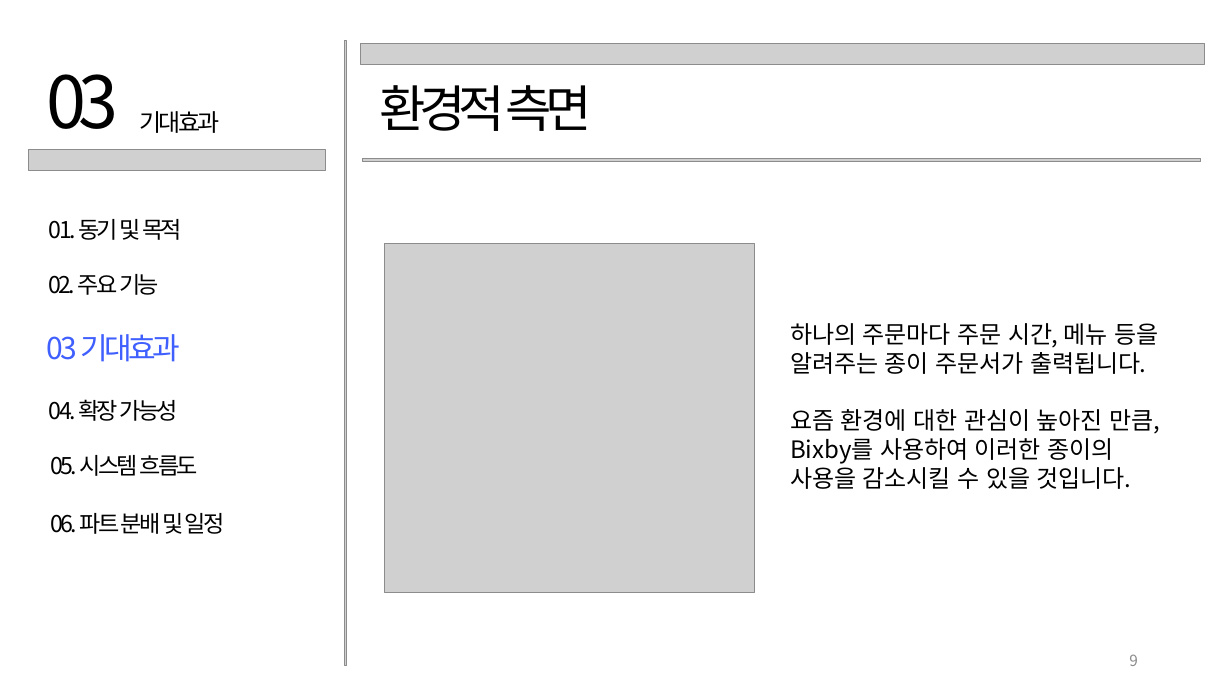
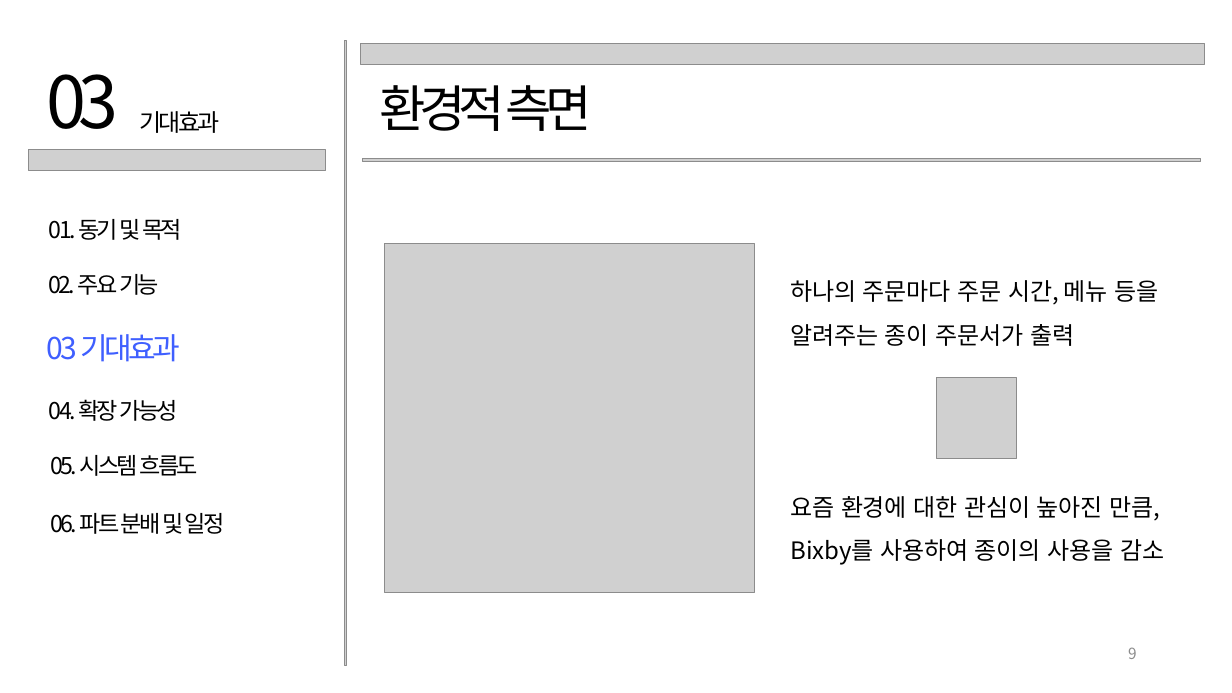
Before and after one commit to Sejong-Capstone-yourButler/Diner, a slide deck: slide 9 of 프로젝트 제안서.pptx. Drawn at 1232x693 pixels with LibreOffice and Linux fonts; fonts in the diff are those of the drawing; grey boxes stand for pictures. Boxes give left, top, right and bottom in pixels: in the first picture for what was removed or moved away, otherwise in the second. Text is boxed around its words. In the diff, an @@ line names an element or a change of style, - is before the commit and + after.

Commit message:
rev_1, edit 4, 9 slide

```diff
--- a/프로젝트 제안서.pptx
+++ b/프로젝트 제안서.pptx
@@ text "하나의 주문마다 주문 시간, 메뉴 ...": place and size @@
-text "하나의 주문마다 주문 시간, 메뉴 ..." at <box>790,323,1159,489</box>
+text "하나의 주문마다 주문 시간, 메뉴 ..." at <box>790,280,1164,565</box>
@@ text at <box>790,280,1159,346</box>: text changed @@
-하나의 주문마다 주문 시간, 메뉴 등을 알려주는 종이 주문서가 출력됩니다.
+하나의 주문마다 주문 시간, 메뉴 등을 알려주는 종이 주문서가 출력
@@ picture added at <box>936,378,1017,458</box> @@
@@ text at <box>790,496,1159,521</box>: line spacing 1 to 1.5 @@
@@ text at <box>790,539,1164,565</box>: text changed @@
-Bixby를 사용하여 이러한 종이의 사용을 감소시킬 수 있을 것입니다.
+Bixby를 사용하여 종이의 사용을 감소
@@ page number: place and size @@
-page number at <box>1129,654,1138,666</box>
+page number at <box>1128,647,1137,659</box>
```
Also in this commit, not shown: 1 other slide changed.
